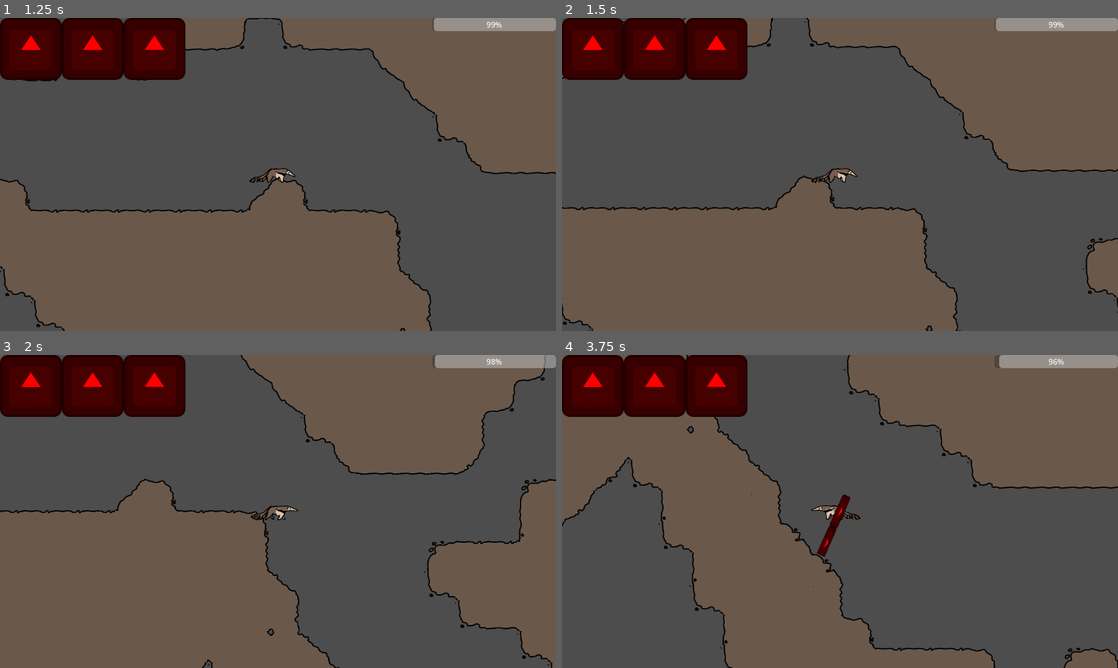
Above: before the commit, frames 1-4 (two rows, left to right).
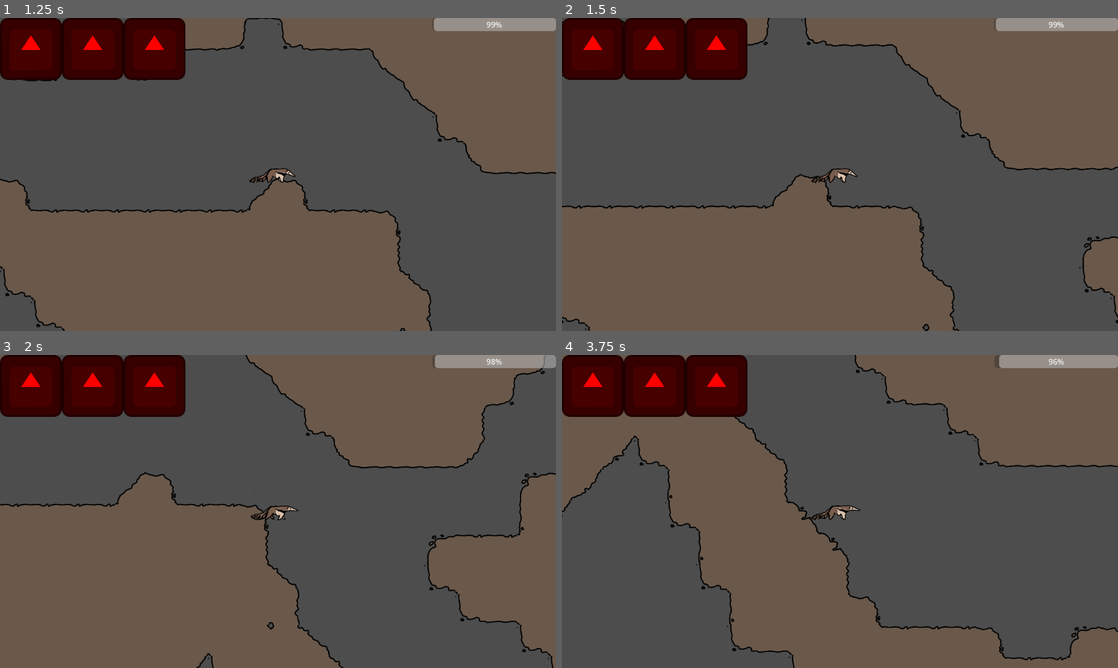
Above: after the commit, the same moments.

Repository: IncrediblyCreativeUsername/Team-Indecisive-Cutthroat-2026
Game: Godot game, scene res://UI/MainMenu.tscn
Same seed, same stepped clock (60 frames per second), same inputs: the game is played once before the commit and once after it. The engine's default icon, where the game draws it, is replaced by a stand-in: a white triangle on a blue panel in a dark square.
Inputs (mouse positions are in pixels of both pictures, inside the frame that each line leads up to):
- Up to frame 1 (1.25 s): click "Play" at 0.5 s
- Up to frame 2 (1.5 s): tap Enter at 1.25 s; move the mouse to (962, 158) at 1.27 s; hold D (MOVE_RIGHT) from 1.28 s (still down); tap E (EAT) at 1.35 s
- Up to frame 3 (2 s): keep holding D (MOVE_RIGHT); tap W (JUMP) at 1.52 s; tap Q (DROP, bound only after the commit) at 1.55 s
- Up to frame 4 (3.75 s): move the mouse to (728, 527) at 2.02 s; tap Q (DROP, bound only after the commit) at 2.1, 3.05 s; tap W (JUMP) at 2.27 s; tap E (EAT) at 2.3, 2.85 s; move the mouse to (895, 442) at 2.77 s; release D (MOVE_RIGHT) at 2.78 s; hold A (MOVE_LEFT) 2.78-3.53 s; tap Space at 3.5 s; move the mouse to (812, 574) at 3.52 s; hold D (MOVE_RIGHT) from 3.53 s (still down); click (812, 574) at 3.6 s

Frame 1 is identical in both runs. In frame 2, 2.2% of the frame differs, in the area x 0-100%, y 0-100%; in frame 3, 4.5%; in frame 4, 14%.

Commit message:
Ant carry changes
Can hold one ant at a time by pressing E on a dead ant. Eat the held ant with E, or drop it with Q. Speed is halved when carrying an ant. Increased tongue animation speed to 4.0

Diff:
--- a/Player/Player.tscn
+++ b/Player/Player.tscn
@@ -203,6 +203,10 @@
 floor_block_on_wall = false
 floor_max_angle = 3.1415927
 script = ExtResource("1_3qydi")
+speed = null
+jumpForce = null
+gravity = null
+coyoteTime = null
 friction = 800
 
 [node name="PlayerSprite" type="AnimatedSprite2D" parent="." unique_id=1795922126]
@@ -242,7 +246,7 @@
 
 [node name="TongueAnim" type="AnimationPlayer" parent="Tongue" unique_id=1214662753]
 libraries/ = SubResource("AnimationLibrary_tok1r")
-speed_scale = 2.5
+speed_scale = 4.0
 
 [node name="RayCast2D" type="RayCast2D" parent="Tongue" unique_id=325188501]
 target_position = Vector2(1028, 0)
--- a/Player/player.gd
+++ b/Player/player.gd
@@ -18,6 +18,8 @@
 var isGrappling : bool = false
 var paused : bool = false
 
+@onready var droppedAnt = preload("res://Enemy/Enemy.tscn")
+
 func _ready():
 	animSprite.play("stand")
 
@@ -34,10 +36,28 @@
 
 	#eat
 	if Input.is_action_just_pressed("EAT"):
-		for item in $Eat.get_overlapping_bodies():
-			if item.is_in_group("edible") && item.wasGrabbed:
-				Globals.hp = min(3, Globals.hp + 1)
-				item.queue_free()
+		if Globals.heldAnt:
+			Globals.heldAnt = false
+			speed = 800
+			Globals.hp = min(3, Globals.hp + 1)
+		else:
+			for item in $Eat.get_overlapping_bodies():
+				if item.is_in_group("edible") && item.wasGrabbed:
+					Globals.heldAnt = true
+					speed = 400
+					item.queue_free()
+	#drop held ant
+	if Input.is_action_just_pressed("DROP"):
+		if Globals.heldAnt:
+			Globals.heldAnt = false
+			speed = 800
+			var ant = droppedAnt.instantiate()
+			if animSprite.flip_h:
+				ant.global_position = global_position + Vector2(-160,0)
+			else:
+				ant.global_position = global_position + Vector2(160,0)
+			ant.grabbed(Vector2.ZERO)
+			get_parent().add_child(ant)
 
 	#movement
 	else:
--- a/UI/HUD.tscn
+++ b/UI/HUD.tscn
@@ -1,7 +1,12 @@
-[gd_scene format=3 uid="uid://budf4pylj7s2c"]
+[gd_scene format=3 uid="uid://cwe4mi0dh22ai"]
 
 [ext_resource type="Script" uid="uid://tr3d1h67uo2h" path="res://UI/hud.gd" id="1_ijstf"]
 [ext_resource type="Texture2D" uid="uid://dlhfkqblbvnm8" path="res://Art/Placeholder/icon.svg" id="1_yixhe"]
+[ext_resource type="Texture2D" uid="uid://ole04ijv4b8a" path="res://Art/antgame_chars.png" id="3_4n7mi"]
+
+[sub_resource type="AtlasTexture" id="AtlasTexture_uk570"]
+atlas = ExtResource("3_4n7mi")
+region = Rect2(0, 0, 128, 128)
 
 [node name="Hud" type="CanvasLayer" unique_id=787718687]
 script = ExtResource("1_ijstf")
@@ -21,3 +26,12 @@
 value = 25.0
 rounded = true
 fill_mode = 1
+
+[node name="HeldAnt" type="TextureRect" parent="." unique_id=150594468]
+anchors_preset = 1
+anchor_left = 1.0
+anchor_right = 1.0
+offset_left = -128.0
+offset_bottom = 128.0
+grow_horizontal = 0
+texture = SubResource("AtlasTexture_uk570")
--- a/UI/hud.gd
+++ b/UI/hud.gd
@@ -2,7 +2,9 @@
 
 @onready var hp := $Health
 @onready var hunger := $Hunger
+@onready var heldAnt := $HeldAnt
 
 func _process(_delta: float) -> void:
 	hp.size.x = 128 * Globals.hp
 	hunger.value = Globals.hunger
+	heldAnt.visible = Globals.heldAnt
--- a/globals.gd
+++ b/globals.gd
@@ -7,10 +7,12 @@
 var hatCount := 3
 var hp := 3
 var hunger := 100.0
+var heldAnt := false
 
 func resetValues():
 	hp = 3
 	hunger = 100
+	heldAnt = false
 
 func hurt(damage):
 	hp -= damage
--- a/project.godot
+++ b/project.godot
@@ -77,6 +77,11 @@
 "events": [Object(InputEventKey,"resource_local_to_scene":false,"resource_name":"","device":-1,"window_id":0,"alt_press …(195 unchanged characters)…
 ]
 }
+DROP={
+"deadzone": 0.2,
+"events": [Object(InputEventKey,"resource_local_to_scene":false,"resource_name":"","device":-1,"window_id":0,"alt_pressed":false,"shift_pressed":false,"ctrl_pressed":false,"meta_pressed":false,"pressed":false,"keycode":0,"physical_keycode":81,"key_label":0,"unicode":113,"location":0,"echo":false,"script":null)
+]
+}
 
 [physics]
 
